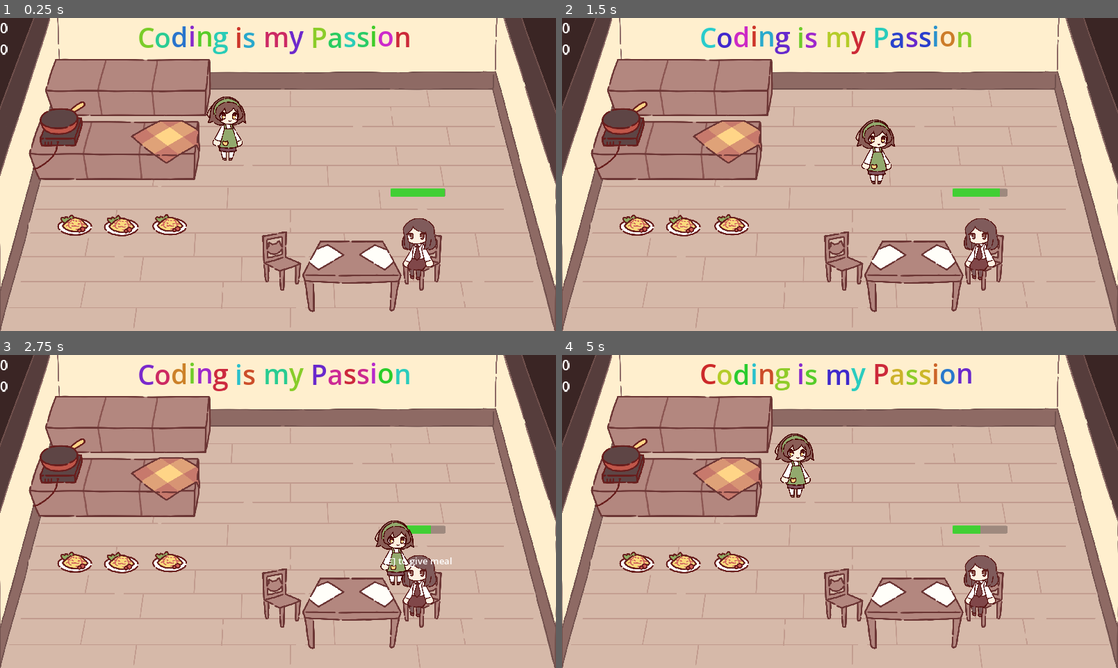
Above: before the commit, frames 1-4 (two rows, left to right).
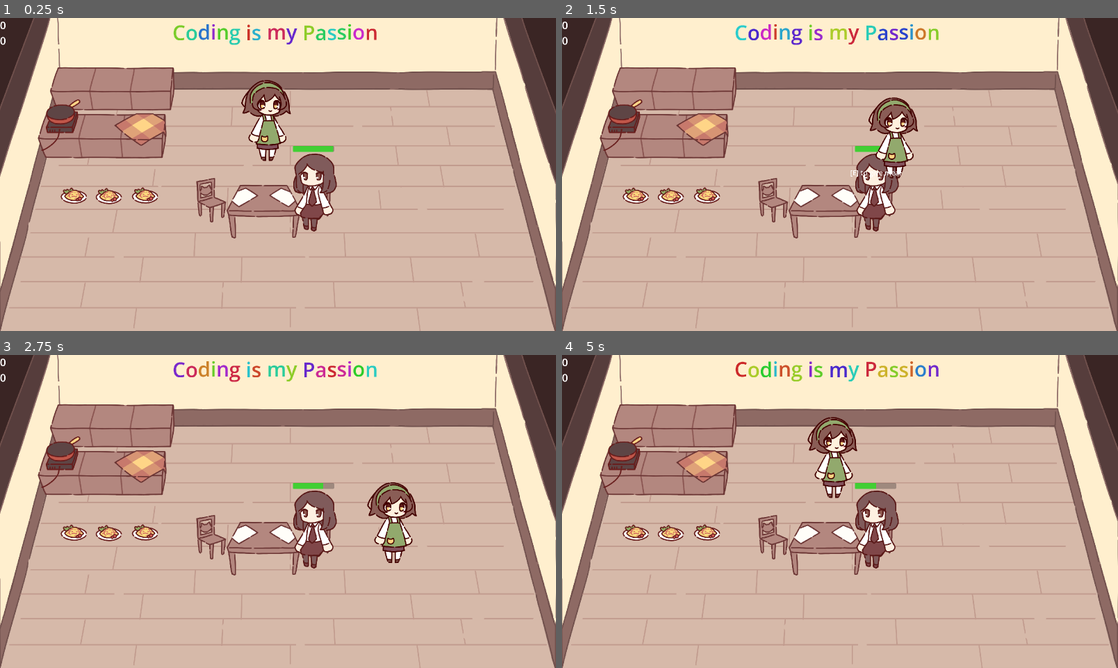
Above: after the commit, the same moments.

Repository: NuTrynity/Little-Cat-Cafe
Game: Godot game, scene res://scene_0.tscn
The game is run twice, just before and just after one commit, with the same random seed, the same clock (stepped at 60 frames per second) and the same inputs.
Inputs:
- Up to frame 1 (0.25 s): no input
- Up to frame 2 (1.5 s): tap Enter (ui_accept) at 0.5, 0.77 s; hold Right (move_right) 0.53-1.28 s; hold E (interact) 0.53-1.28 s; hold S (move_down) from 1.28 s (still down); tap E (interact) at 1.35 s
- Up to frame 3 (2.75 s): tap Enter (ui_accept) at 1.52 s; release S (move_down) at 2.03 s; hold Right (move_right) from 2.03 s (still down); hold E (interact) from 2.03 s (still down)
- Up to frame 4 (5 s): release Right (move_right) at 2.78 s; release E (interact) at 2.78 s; hold W (move_up) 2.78-3.53 s; tap E (interact) at 2.85, 4.35 s; tap Enter (ui_accept) at 3.02, 3.77, 4.52 s; hold E (interact) 3.53-4.28 s; hold A (move_left) from 3.53 s (still down)

The runs differ from the first frame. In frame 1, 21% of the frame differs, in the area x 0-100%, y 0-100%; in frame 2, 20%; in frame 3, 20%; in frame 4, 21%.

Commit message:
adjusted sprite sizes and view area

Diff:
--- a/Nodes/CharacterNodes/npc.tscn
+++ b/Nodes/CharacterNodes/npc.tscn
@@ -14,7 +14,7 @@
 bg_color = Color(0, 1, 0, 0.588235)
 
 [sub_resource type="RectangleShape2D" id="RectangleShape2D_00j47"]
-size = Vector2(42, 23)
+size = Vector2(84, 35)
 
 [node name="NPC" type="CharacterBody2D"]
 collision_layer = 2
@@ -22,7 +22,6 @@
 script = ExtResource("1_33mn1")
 
 [node name="NPCSprite" type="Sprite2D" parent="."]
-scale = Vector2(0.6, 0.6)
 texture = ExtResource("3_ymdgx")
 
 [node name="InteractionArea" parent="." instance=ExtResource("4_h15ne")]
@@ -49,7 +48,7 @@
 show_percentage = false
 
 [node name="Collision" type="CollisionShape2D" parent="."]
-position = Vector2(0, 100.5)
+position = Vector2(-1, 173.5)
 shape = SubResource("RectangleShape2D_00j47")
 
 [connection signal="area_entered" from="ChairDetector" to="." method="_on_chair_detector_area_entered"]
--- a/Nodes/CharacterNodes/player.tscn
+++ b/Nodes/CharacterNodes/player.tscn
@@ -5,7 +5,7 @@
 [ext_resource type="Texture2D" uid="uid://b4jk4d7v141pr" path="res://Sprites/player_character.png" id="3_1hprb"]
 
 [sub_resource type="RectangleShape2D" id="RectangleShape2D_mo8yt"]
-size = Vector2(54.25, 28)
+size = Vector2(91, 35)
 
 [node name="Player" type="CharacterBody2D" groups=["player"]]
 collision_mask = 5
@@ -13,10 +13,9 @@
 player_stats = ExtResource("2_ejmku")
 
 [node name="CharacterSprite" type="Sprite2D" parent="."]
-scale = Vector2(0.6, 0.6)
 texture = ExtResource("3_1hprb")
 
 [node name="Collision" type="CollisionShape2D" parent="."]
-position = Vector2(2.125, 99)
+position = Vector2(3.5, 175.5)
 shape = SubResource("RectangleShape2D_mo8yt")
 debug_color = Color(1, 1, 1, 0.419608)
--- a/project.godot
+++ b/project.godot
@@ -22,11 +22,11 @@
 
 [display]
 
-window/size/viewport_width=1920
-window/size/viewport_height=1080
+window/size/viewport_width=2560
+window/size/viewport_height=1440
 window/size/window_width_override=960
 window/size/window_height_override=540
-window/stretch/mode="canvas_items"
+window/stretch/mode="viewport"
 window/stretch/aspect="keep_height"
 
 [dotnet]
--- a/scene_0.tscn
+++ b/scene_0.tscn
@@ -44,7 +44,7 @@
 sources/3 = SubResource("TileSetAtlasSource_ucrek")
 
 [sub_resource type="RectangleShape2D" id="RectangleShape2D_f7fjw"]
-size = Vector2(1908, 20)
+size = Vector2(2628, 20)
 
 [node name="scene_0" type="Node2D"]
 
@@ -56,30 +56,30 @@
 player_resources = ExtResource("2_8wdnx")
 
 [node name="KitchenCounter" parent="." instance=ExtResource("3_4pwpb")]
-position = Vector2(441, 293)
+position = Vector2(516, 379)
 scale = Vector2(0.97, 0.97)
 
 [node name="KitchenCounter2" parent="." instance=ExtResource("3_4pwpb")]
-position = Vector2(394, 512)
+position = Vector2(469, 598)
 
 [node name="PickupTablecloth" type="Sprite2D" parent="KitchenCounter2"]
 position = Vector2(179, -90)
 texture = ExtResource("4_no5vf")
 
+[node name="FryPan" parent="KitchenCounter2" instance=ExtResource("5_8y7s3")]
+position = Vector2(-170, -118)
+
 [node name="Player" parent="." instance=ExtResource("1_5ew65")]
-position = Vector2(784, 381)
-
-[node name="FryPan" parent="." instance=ExtResource("5_8y7s3")]
-position = Vector2(224, 393)
+position = Vector2(1228, 470)
 
 [node name="MealTemplate" parent="." instance=ExtResource("2_is6ru")]
-position = Vector2(258, 718)
+position = Vector2(340, 821)
 
 [node name="MealTemplate2" parent="." instance=ExtResource("2_is6ru")]
-position = Vector2(419, 720)
+position = Vector2(501, 823)
 
 [node name="MealTemplate3" parent="." instance=ExtResource("2_is6ru")]
-position = Vector2(586, 717)
+position = Vector2(668, 820)
 
 [node name="TileMap" type="TileMap" parent="."]
 visible = false
@@ -104,14 +104,10 @@
 [node name="Background" type="CanvasLayer" parent="."]
 layer = -1
 
-[node name="Restaurant" type="TextureRect" parent="Background"]
-anchors_preset = 15
-anchor_right = 1.0
-anchor_bottom = 1.0
-grow_horizontal = 2
-grow_vertical = 2
+[node name="TextureRect" type="TextureRect" parent="Background"]
+offset_right = 40.0
+offset_bottom = 40.0
 texture = ExtResource("9_lubdl")
-expand_mode = 1
 
 [node name="StaticBody2D" type="StaticBody2D" parent="."]
 position = Vector2(274, 664)
@@ -119,9 +115,9 @@
 collision_mask = 4
 
 [node name="CollisionPolygon2D" type="CollisionPolygon2D" parent="StaticBody2D"]
-position = Vector2(5, 4)
-polygon = PackedVector2Array(1423, -423, 1641, 421, 1645, -665, -273, -663, -277, 413, -62, -419)
+position = Vector2(92, 205)
+polygon = PackedVector2Array(1903, -539, 2209, 648, 2211, -872, -364, -868, -370, 597, -72, -544)
 
 [node name="CollisionShape2D" type="CollisionShape2D" parent="StaticBody2D"]
-position = Vector2(688, 408)
+position = Vector2(1024, 778)
 shape = SubResource("RectangleShape2D_f7fjw")
